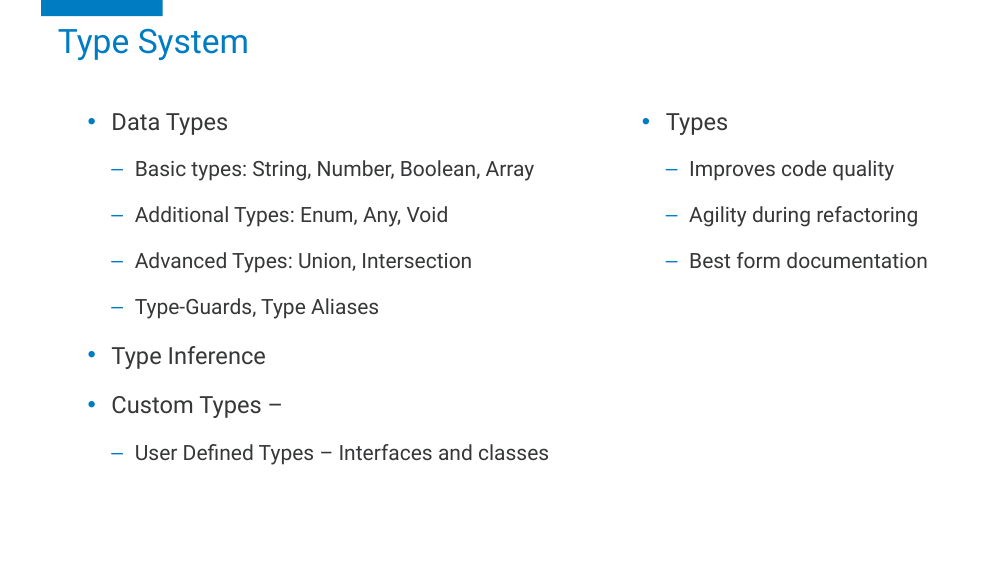
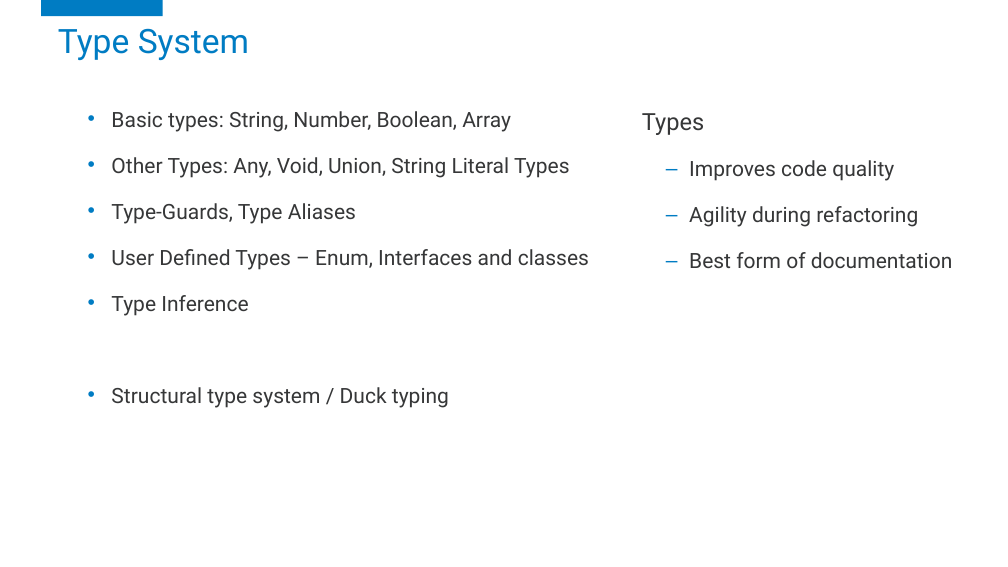
Before and after one commit to TheMaverickTrailblazer/TypeScriptDemo, a slide deck: slide 7 of TypeScript - You gonna like it!.pptx (slide 8 before the commit). Drawn at 1008x567 pixels with LibreOffice and Linux fonts; fonts in the diff are those of the drawing; background and template pictures are left out. Boxes give left, top, right and bottom in pixels: in the first picture for what was removed or moved away, otherwise in the second. Text is boxed around its words. In the diff, an @@ line names an element or a change of style, - is before the commit and + after.

```diff
--- a/TypeScript - You gonna like it!.pptx
+++ b/TypeScript - You gonna like it!.pptx
@@ text at (111,113,229,135): paragraph removed @@
-• Data Types
@@ text at (111,111,511,316): size 22.5 to 20 pt in "Type Inference"; bullet – to •; list level 2 to 1 in "Basic types: String, Number, Boolean, ..."; list level 2 to 1 in "Type-Guards, Type Aliases" @@
@@ text at (642,113,705,135): bullet • to none @@
@@ text at (111,157,570,178): text changed @@
-  – Additional Types: Enum, Any, Void
-  – Advanced Types: Union, Intersection
+• Other Types: Any, Void, Union, String Literal Types
@@ text at (111,249,589,270): paragraph added @@
+• User Defined Types – Enum, Interfaces and classes
@@ text at (689,252,952,268): text changed @@
-  – Best form documentation
+  – Best form of documentation
@@ text at (111,387,449,408): text changed @@
-• Custom Types –
-  – User Defined Types – Interfaces and classes
+• Structural type system / Duck typing
```
Also in this commit, not shown: 7 other slides changed.
